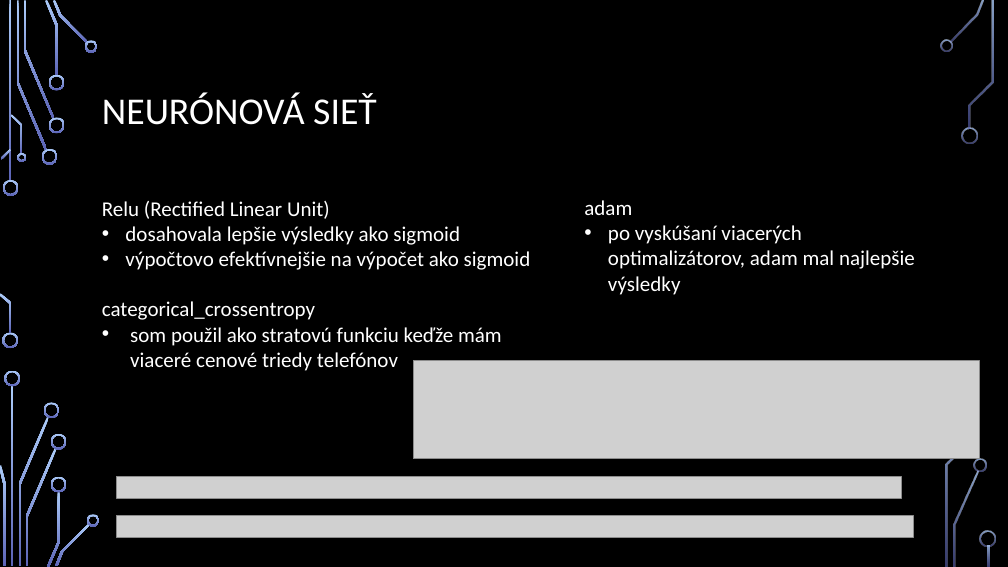
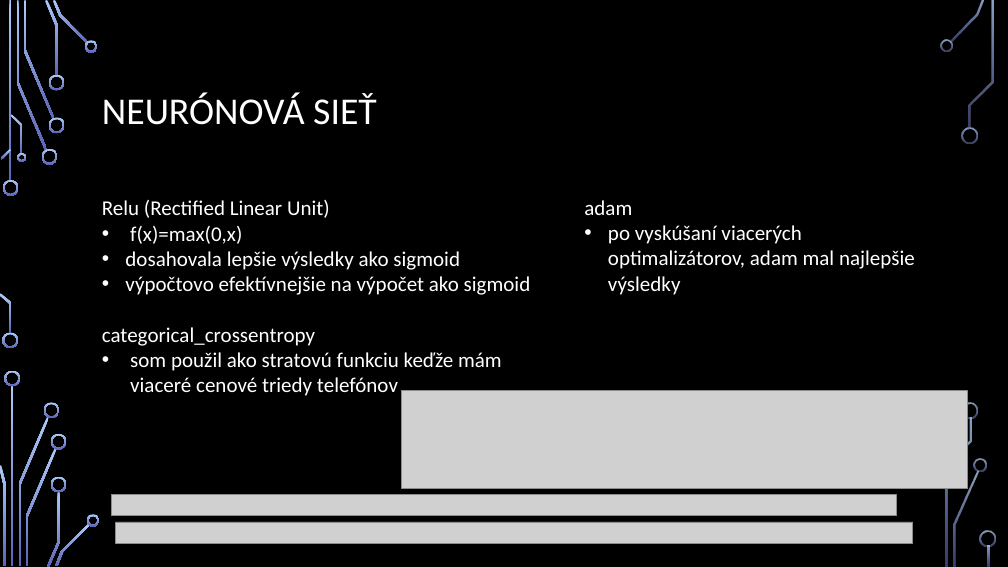
Before and after one commit to Ludovit-Laca/Laca_NS2021, a slide deck: slide 6 of mobile_price_classification_presentation.pptx. Drawn at 1008x567 pixels with LibreOffice and Linux fonts; fonts in the diff are those of the drawing; grey boxes stand for pictures; background and template pictures are left out. Boxes give left, top, right and bottom in pixels: in the first picture for what was removed or moved away, otherwise in the second. Text is boxed around its words. In the diff, an @@ line names an element or a change of style, - is before the commit and + after.

Commit message:
Updated code and presentation

```diff
--- a/mobile_price_classification_presentation.pptx
+++ b/mobile_price_classification_presentation.pptx
@@ text at (130, 226, 242, 244): paragraph added @@
+• f(x)=max(0,x)
@@ picture: place and size @@
-picture at (414, 361, 980, 459)
+picture at (402, 390, 968, 488)
@@ freeform shape added at (963, 402, 979, 418), fill gradient #ACCBF9 to #5C64B7 @@
@@ picture: place and size @@
-picture at (116, 476, 901, 498)
+picture at (111, 495, 896, 516)
@@ picture: place and size @@
-picture at (116, 516, 913, 537)
+picture at (116, 522, 913, 543)
```
Also in this commit, not shown: 1 other file.
